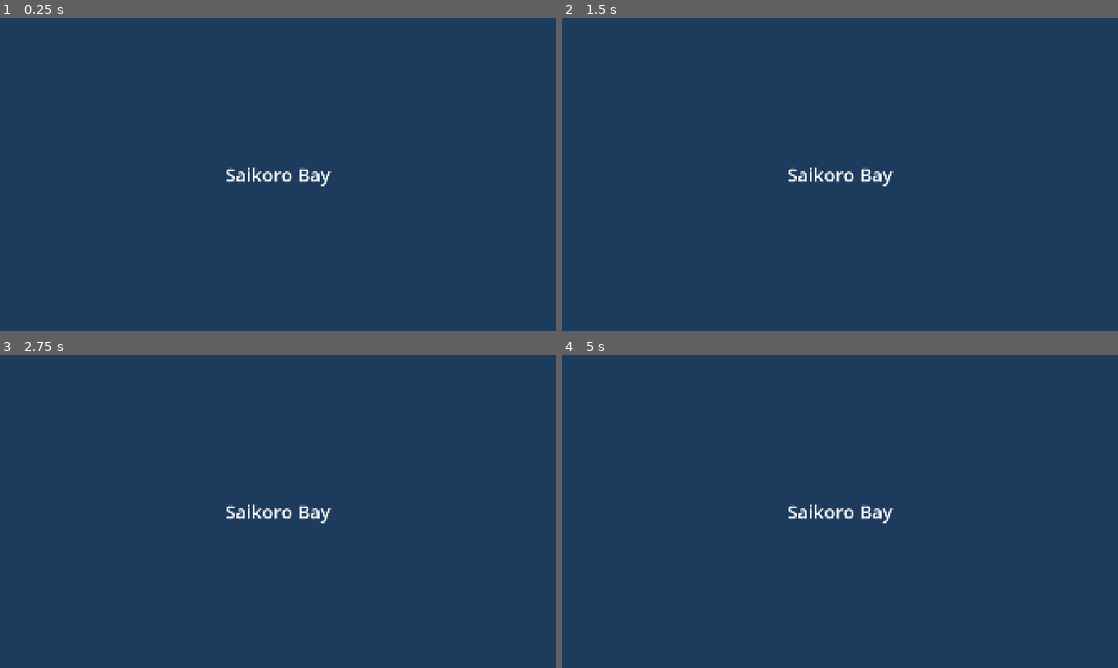
Above: before the commit, frames 1-4 (two rows, left to right).
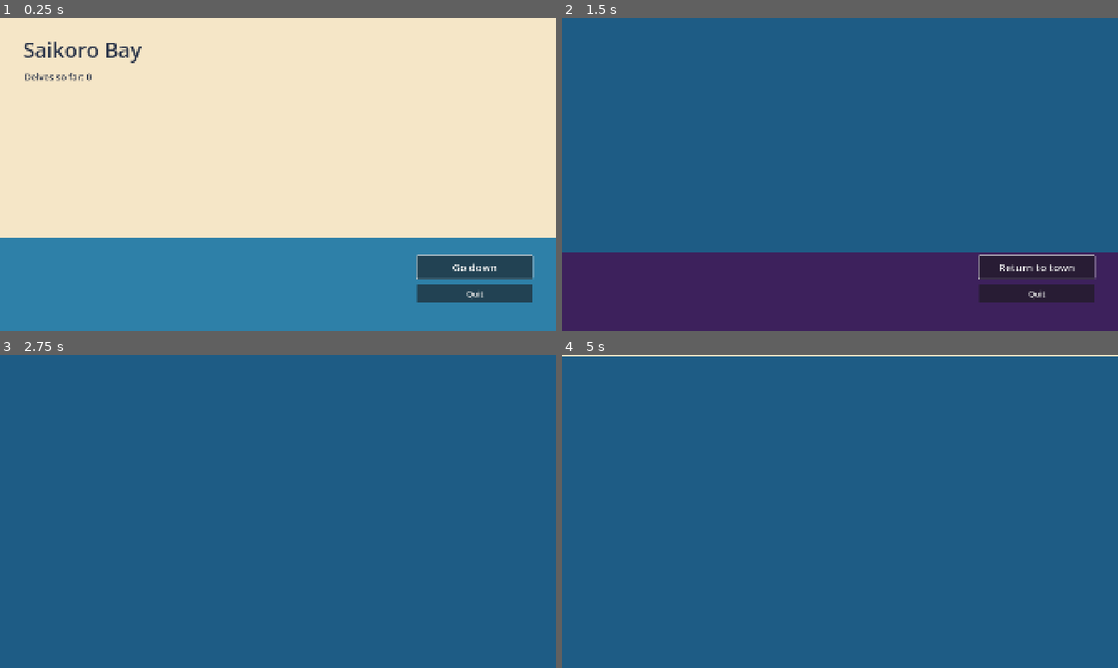
Above: after the commit, the same moments.

Repository: vantaloomin/saikoro-bay
Game: Godot game, scene res://game/boot/boot.tscn
Two runs of this game, one before a commit and one after it. Both use one fixed random seed, a clock stepped at 60 frames per second and the inputs below.
Inputs (mouse positions are in pixels of both pictures, inside the frame that each line leads up to):
- Up to frame 1 (0.25 s): no input
- Up to frame 2 (1.5 s): click (1034, 268) at 0.5 s, where only the run after the commit has a clickable "Go down"; click (1034, 268) at 1.25 s, where only the run after the commit has a clickable "Go down"
- Up to frame 3 (2.75 s): click (472, 605) at 2 s, where only the run after the commit has a clickable "Return to town"
- Up to frame 4 (5 s): move the mouse to (962, 495) at 2.77 s; hold Right (ui_right) 2.78-3.5 s; tap Tab (ui_focus_next) at 2.85, 4.35 s; click (962, 495) at 2.92 s; drag from (728, 527) to (812, 574) at 3.52 s; tap Enter (ui_accept) at 4.25, 4.55 s; move the mouse to (895, 442) at 4.27 s; hold Right (ui_right) from 4.28 s (still down); click (895, 442) at 4.42 s

The runs differ from the first frame. In frame 1, 97% of the frame differs, in the area x 0-100%, y 0-100%; in frame 2, 100%; in frame 3, 100%; in frame 4, 100%.

Commit message:
Add scene flow, stub tide transition and greybox halves
Game and SceneFlow autoloads move between a greybox town and delve
through a stub tide transition. Saves happen at each half change before
the transition starts, saving is blocked while it runs, and repeated
presses can't start two transitions. Keyboard and controller players get
a default focus on each screen.

Diff:
--- /dev/null
+++ b/game/autoload/game.gd
@@ -0,0 +1,118 @@
+extends Node
+## The running campaign: its GameState, its save slot, and the two moves
+## between halves.
+##
+## Autoload "Game". Saves happen only at half changes, before the transition
+## starts: going down saves the delve as started (so reloading can't reroll
+## a delve), and coming up saves the town. SceneFlow blocks saving while the
+## transition runs.
+
+signal save_failed(error: Error)
+
+const TOWN_SCENE: String = "res://game/town/town.tscn"
+const DELVE_SCENE: String = "res://game/delve/delve.tscn"
+const DEFAULT_SAVE_PATH: String = "user://saves/slot_1.save"
+
+var state: GameState = GameState.new()
+var store: SaveStore:
+	set(value):
+		if store != null and store.deferred_write_finished.is_connected(_on_deferred_write_finished):
+			store.deferred_write_finished.disconnect(_on_deferred_write_finished)
+		store = value
+		if store != null:
+			store.deferred_write_finished.connect(_on_deferred_write_finished)
+## True when the slot holds a save from a newer version. Nothing is saved
+## then, so an old build can't overwrite newer progress.
+var saving_locked: bool = false
+
+
+func _init() -> void:
+	store = SaveStore.new(DEFAULT_SAVE_PATH)
+
+
+func _ready() -> void:
+	SceneFlow.transition_started.connect(_on_transition_started)
+	SceneFlow.transition_finished.connect(_on_transition_finished)
+
+
+## Loads the slot, or starts a new campaign if it's empty or unreadable.
+## Returns the scene the player should land in.
+##
+## A save still in the DELVE phase means the game closed mid-delve. For now
+## that resumes at the start of the same delve (same seed). Once failure
+## exists (M2), it will count as an abandoned delve that washes up in the
+## barrel, so quitting can't be used to retry a bad delve.
+func load_or_new() -> String:
+	var result: SaveStore.ReadResult = store.read()
+	saving_locked = result.status == SaveCodec.Status.TOO_NEW
+	var loaded: GameState = null
+	if result.is_ok():
+		loaded = GameState.from_dict(result.payload.get(GameState.PAYLOAD_KEY, {}) as Dictionary)
+	if loaded == null:
+		if result.status != SaveCodec.Status.EMPTY:
+			push_warning("Save slot unreadable (%s); starting a new campaign." % SaveCodec.Status.keys()[result.status])
+		state = GameState.new(_new_campaign_seed())
+	else:
+		state = loaded
+	return scene_for_phase()
+
+
+func scene_for_phase() -> String:
+	return DELVE_SCENE if state.phase == GameState.Phase.DELVE else TOWN_SCENE
+
+
+## "Go down" (TC-7). Returns false if it's not allowed right now.
+func go_down() -> bool:
+	if SceneFlow.busy or not state.start_delve():
+		return false
+	save()
+	SceneFlow.change_half(DELVE_SCENE, TideTransition.Direction.DOWN)
+	return true
+
+
+## Leave the delve for town. Returns false if it's not allowed right now.
+func come_up() -> bool:
+	if SceneFlow.busy or not state.end_delve():
+		return false
+	save()
+	SceneFlow.change_half(TOWN_SCENE, TideTransition.Direction.UP)
+	return true
+
+
+## Writes the slot. Returns the store's error code. ERR_BUSY means the
+## write is held until the transition ends, and then captures the state as
+## it is at that point. That isn't a failure.
+func save() -> Error:
+	if saving_locked:
+		return ERR_UNAUTHORIZED
+	var error: Error = store.write_when_ready(_build_payload)
+	if error != OK and error != ERR_BUSY:
+		push_warning("Save failed: %s" % error_string(error))
+		save_failed.emit(error)
+	return error
+
+
+func _build_payload() -> Dictionary:
+	return {GameState.PAYLOAD_KEY: state.to_dict()}
+
+
+func _on_transition_started(_direction: TideTransition.Direction) -> void:
+	store.blocked = true
+
+
+func _on_transition_finished(_direction: TideTransition.Direction) -> void:
+	store.blocked = false
+
+
+func _on_deferred_write_finished(error: Error) -> void:
+	if error != OK:
+		push_warning("Held save failed: %s" % error_string(error))
+		save_failed.emit(error)
+
+
+## A fresh campaign seed. This is the one place randomness comes from
+## outside the seeded streams.
+static func _new_campaign_seed() -> int:
+	var rng: RandomNumberGenerator = RandomNumberGenerator.new()
+	rng.randomize()
+	return (rng.randi() << 32) | rng.randi()
--- /dev/null
+++ b/game/autoload/scene_flow.gd
@@ -0,0 +1,85 @@
+extends Node
+## Moves between the two halves through the tide transition.
+##
+## Autoload "SceneFlow". While a transition runs, `busy` is true, GUI input is
+## off (no double clicks, no clicks on the scene being left), and saving is
+## blocked, so a save never captures half of each world.
+##
+## Also gives keyboard and controller players a starting focus: the first
+## navigation press with nothing focused focuses the scene's node in the
+## "default_focus" group.
+
+signal transition_started(direction: TideTransition.Direction)
+signal transition_finished(direction: TideTransition.Direction)
+
+const TRANSITION_SCENE: PackedScene = preload("res://game/transition/tide_transition.tscn")
+const FOCUS_GROUP: StringName = &"default_focus"
+const NAV_ACTIONS: Array[StringName] = [
+	&"ui_up", &"ui_down", &"ui_left", &"ui_right", &"ui_focus_next", &"ui_focus_prev", &"ui_accept",
+]
+
+## Swaps the sweep for a short fade (SA-7). Settings will own this later.
+var reduce_motion: bool = false
+
+var busy: bool:
+	get:
+		return _busy
+
+var _busy: bool = false
+var _overlay: TideTransition
+
+
+func _ready() -> void:
+	process_mode = Node.PROCESS_MODE_ALWAYS
+	_overlay = TRANSITION_SCENE.instantiate() as TideTransition
+	add_child(_overlay)
+
+
+## Changes to `scene_path` behind the tide. Returns false (and does nothing)
+## if a transition is already running.
+func change_half(scene_path: String, direction: TideTransition.Direction) -> bool:
+	if _busy:
+		return false
+	_busy = true
+	get_viewport().gui_disable_input = true
+	transition_started.emit(direction)
+
+	await _overlay.cover(direction, reduce_motion)
+	var error: Error = get_tree().change_scene_to_file(scene_path)
+	assert(error == OK, "couldn't load %s" % scene_path)
+	# change_scene_to_file swaps on the next frame; wait for the new scene.
+	await get_tree().scene_changed
+	await _overlay.reveal(direction, reduce_motion)
+
+	get_viewport().gui_disable_input = false
+	_busy = false
+	transition_finished.emit(direction)
+	focus_default()
+	return true
+
+
+## Changes scene with no transition (boot and loading).
+func change_instant(scene_path: String) -> void:
+	get_tree().change_scene_to_file.call_deferred(scene_path)
+
+
+## Focuses the current scene's default control, if it has one.
+func focus_default() -> void:
+	var scene: Node = get_tree().current_scene
+	if scene == null:
+		return
+	for node: Node in get_tree().get_nodes_in_group(FOCUS_GROUP):
+		var control: Control = node as Control
+		if control != null and scene.is_ancestor_of(control) and control.is_visible_in_tree():
+			control.grab_focus()
+			return
+
+
+func _unhandled_input(event: InputEvent) -> void:
+	if _busy or get_viewport().gui_get_focus_owner() != null:
+		return
+	for action: StringName in NAV_ACTIONS:
+		if event.is_action_pressed(action):
+			focus_default()
+			get_viewport().set_input_as_handled()
+			return
--- a/game/boot/boot.gd
+++ b/game/boot/boot.gd
@@ -1,2 +1,6 @@
 extends Control
-## Placeholder boot screen. Scene flow replaces this in a later Milestone 0 step.
+## First scene: loads the save and drops the player into the right half.
+
+
+func _ready() -> void:
+	SceneFlow.change_instant(Game.load_or_new())
--- /dev/null
+++ b/game/delve/delve.gd
@@ -0,0 +1,18 @@
+extends Control
+## Greybox delve. The dice board, map and rooms arrive in M1 and M2; for now
+## it shows which delve this is and offers the way back up.
+
+@onready var _status: Label = %Status
+@onready var _surface: Button = %Surface
+@onready var _quit: Button = %Quit
+
+
+func _ready() -> void:
+	_surface.pressed.connect(_on_surface_pressed)
+	_quit.pressed.connect(get_tree().quit)
+	_status.text = "Delve %d\nSeed %d" % [Game.state.delve_count, Game.state.current_delve_seed()]
+	SceneFlow.focus_default()
+
+
+func _on_surface_pressed() -> void:
+	Game.come_up()
--- /dev/null
+++ b/game/delve/delve.tscn
@@ -0,0 +1,83 @@
+[gd_scene load_steps=2 format=3]
+
+[ext_resource type="Script" path="res://game/delve/delve.gd" id="1_main"]
+
+[node name="Delve" type="Control"]
+layout_mode = 3
+anchors_preset = 15
+anchor_right = 1.0
+anchor_bottom = 1.0
+grow_horizontal = 2
+grow_vertical = 2
+script = ExtResource("1_main")
+
+[node name="Background" type="ColorRect" parent="."]
+layout_mode = 1
+anchors_preset = 15
+anchor_right = 1.0
+anchor_bottom = 1.0
+grow_horizontal = 2
+grow_vertical = 2
+mouse_filter = 2
+color = Color(0.1, 0.06, 0.19, 1)
+
+[node name="Accent" type="ColorRect" parent="."]
+layout_mode = 1
+anchors_preset = 12
+anchor_top = 1.0
+anchor_right = 1.0
+anchor_bottom = 1.0
+offset_top = -320.0
+grow_horizontal = 2
+grow_vertical = 0
+mouse_filter = 2
+color = Color(0.24, 0.13, 0.36, 1)
+
+[node name="Title" type="Label" parent="."]
+layout_mode = 1
+offset_left = 80.0
+offset_top = 60.0
+offset_right = 1200.0
+offset_bottom = 160.0
+theme_override_colors/font_color = Color(0.88, 0.72, 0.29, 1)
+theme_override_font_sizes/font_size = 72
+text = "The Casino Palace"
+
+[node name="Status" type="Label" parent="."]
+unique_name_in_owner = true
+layout_mode = 1
+offset_left = 84.0
+offset_top = 180.0
+offset_right = 1200.0
+offset_bottom = 320.0
+theme_override_colors/font_color = Color(0.88, 0.72, 0.29, 1)
+theme_override_font_sizes/font_size = 32
+
+[node name="Actions" type="VBoxContainer" parent="."]
+layout_mode = 1
+anchors_preset = 3
+anchor_left = 1.0
+anchor_top = 1.0
+anchor_right = 1.0
+anchor_bottom = 1.0
+offset_left = -480.0
+offset_top = -260.0
+offset_right = -80.0
+offset_bottom = -80.0
+grow_horizontal = 0
+grow_vertical = 0
+theme_override_constants/separation = 20
+
+[node name="Surface" type="Button" parent="Actions" groups=["default_focus"]]
+unique_name_in_owner = true
+custom_minimum_size = Vector2(0, 80)
+layout_mode = 2
+theme_override_font_sizes/font_size = 36
+text = "Return to town"
+
+[node name="Quit" type="Button" parent="Actions"]
+unique_name_in_owner = true
+custom_minimum_size = Vector2(0, 64)
+layout_mode = 2
+theme_override_font_sizes/font_size = 28
+text = "Quit"
--- /dev/null
+++ b/game/town/town.gd
@@ -0,0 +1,28 @@
+extends Control
+## Greybox town. Free-form and real time in the full game; for now it shows
+## where the town's actions will live and the "Go down" button (TC-7).
+##
+## "Go down" is always visible and never glows or animates: a button that
+## nudges the player would spoil the "second delve unprompted" playtest signal.
+
+@onready var _status: Label = %Status
+@onready var _go_down: Button = %GoDown
+@onready var _quit: Button = %Quit
+
+
+func _ready() -> void:
+	_go_down.pressed.connect(_on_go_down_pressed)
+	_quit.pressed.connect(get_tree().quit)
+	_status.text = _status_text()
+	SceneFlow.focus_default()
+
+
+func _status_text() -> String:
+	var lines: PackedStringArray = ["Delves so far: %d" % Game.state.delve_count]
+	if Game.saving_locked:
+		lines.append("Saving is off: your save is from a newer version of the game.")
+	return "\n".join(lines)
+
+
+func _on_go_down_pressed() -> void:
+	Game.go_down()
--- /dev/null
+++ b/game/town/town.tscn
@@ -0,0 +1,83 @@
+[gd_scene load_steps=2 format=3]
+
+[ext_resource type="Script" path="res://game/town/town.gd" id="1_main"]
+
+[node name="Town" type="Control"]
+layout_mode = 3
+anchors_preset = 15
+anchor_right = 1.0
+anchor_bottom = 1.0
+grow_horizontal = 2
+grow_vertical = 2
+script = ExtResource("1_main")
+
+[node name="Background" type="ColorRect" parent="."]
+layout_mode = 1
+anchors_preset = 15
+anchor_right = 1.0
+anchor_bottom = 1.0
+grow_horizontal = 2
+grow_vertical = 2
+mouse_filter = 2
+color = Color(0.96, 0.9, 0.78, 1)
+
+[node name="Accent" type="ColorRect" parent="."]
+layout_mode = 1
+anchors_preset = 12
+anchor_top = 1.0
+anchor_right = 1.0
+anchor_bottom = 1.0
+offset_top = -320.0
+grow_horizontal = 2
+grow_vertical = 0
+mouse_filter = 2
+color = Color(0.18, 0.5, 0.66, 1)
+
+[node name="Title" type="Label" parent="."]
+layout_mode = 1
+offset_left = 80.0
+offset_top = 60.0
+offset_right = 1200.0
+offset_bottom = 160.0
+theme_override_colors/font_color = Color(0.16, 0.2, 0.28, 1)
+theme_override_font_sizes/font_size = 72
+text = "Saikoro Bay"
+
+[node name="Status" type="Label" parent="."]
+unique_name_in_owner = true
+layout_mode = 1
+offset_left = 84.0
+offset_top = 180.0
+offset_right = 1200.0
+offset_bottom = 320.0
+theme_override_colors/font_color = Color(0.16, 0.2, 0.28, 1)
+theme_override_font_sizes/font_size = 32
+
+[node name="Actions" type="VBoxContainer" parent="."]
+layout_mode = 1
+anchors_preset = 3
+anchor_left = 1.0
+anchor_top = 1.0
+anchor_right = 1.0
+anchor_bottom = 1.0
+offset_left = -480.0
+offset_top = -260.0
+offset_right = -80.0
+offset_bottom = -80.0
+grow_horizontal = 0
+grow_vertical = 0
+theme_override_constants/separation = 20
+
+[node name="GoDown" type="Button" parent="Actions" groups=["default_focus"]]
+unique_name_in_owner = true
+custom_minimum_size = Vector2(0, 80)
+layout_mode = 2
+theme_override_font_sizes/font_size = 36
+text = "Go down"
+
+[node name="Quit" type="Button" parent="Actions"]
+unique_name_in_owner = true
+custom_minimum_size = Vector2(0, 64)
+layout_mode = 2
+theme_override_font_sizes/font_size = 28
+text = "Quit"
--- /dev/null
+++ b/game/transition/tide_transition.gd
@@ -0,0 +1,51 @@
+class_name TideTransition
+extends CanvasLayer
+## Stub tide transition: a sheet of water sweeps over the screen and away.
+## The final transition (PF-3) replaces the look, not this interface.
+
+enum Direction {
+	DOWN,  ## Town -> delve: the tide rises over the screen.
+	UP,    ## Delve -> town: the water drains away.
+}
+
+const SWEEP_SECONDS: float = 0.7
+const FADE_SECONDS: float = 0.25
+
+@onready var _water: ColorRect = %Water
+
+
+func _ready() -> void:
+	_water.visible = false
+
+
+## Covers the screen. DOWN rises from the bottom; UP falls from the top.
+func cover(direction: Direction, reduce_motion: bool) -> void:
+	var size: Vector2 = _water.get_viewport_rect().size
+	_water.size = size
+	_water.visible = true
+	var tween: Tween = create_tween()
+	if reduce_motion:
+		_water.position = Vector2.ZERO
+		_water.modulate.a = 0.0
+		tween.tween_property(_water, "modulate:a", 1.0, FADE_SECONDS)
+	else:
+		_water.modulate.a = 1.0
+		var start_y: float = size.y if direction == Direction.DOWN else -size.y
+		_water.position = Vector2(0.0, start_y)
+		tween.tween_property(_water, "position:y", 0.0, SWEEP_SECONDS) \
+			.set_trans(Tween.TRANS_SINE).set_ease(Tween.EASE_IN_OUT)
+	await tween.finished
+
+
+## Uncovers the screen, continuing the same way the water came in.
+func reveal(direction: Direction, reduce_motion: bool) -> void:
+	var size: Vector2 = _water.get_viewport_rect().size
+	var tween: Tween = create_tween()
+	if reduce_motion:
+		tween.tween_property(_water, "modulate:a", 0.0, FADE_SECONDS)
+	else:
+		var end_y: float = -size.y if direction == Direction.DOWN else size.y
+		tween.tween_property(_water, "position:y", end_y, SWEEP_SECONDS) \
+			.set_trans(Tween.TRANS_SINE).set_ease(Tween.EASE_IN_OUT)
+	await tween.finished
+	_water.visible = false
--- /dev/null
+++ b/game/transition/tide_transition.tscn
@@ -0,0 +1,14 @@
+[gd_scene load_steps=2 format=3]
+
+[ext_resource type="Script" path="res://game/transition/tide_transition.gd" id="1_tide"]
+
+[node name="TideTransition" type="CanvasLayer"]
+layer = 100
+script = ExtResource("1_tide")
+
+[node name="Water" type="ColorRect" parent="."]
+unique_name_in_owner = true
+offset_right = 1920.0
+offset_bottom = 1080.0
+mouse_filter = 0
+color = Color(0.12, 0.36, 0.52, 1)
--- a/project.godot
+++ b/project.godot
@@ -16,6 +16,11 @@
 run/main_scene="res://game/boot/boot.tscn"
 config/features=PackedStringArray("4.6", "GL Compatibility")
 config/icon="res://icon.svg"
+
+[autoload]
+
+SceneFlow="*res://game/autoload/scene_flow.gd"
+Game="*res://game/autoload/game.gd"
 
 [debug]
 
--- /dev/null
+++ b/tests/integration/test_half_flow.gd
@@ -0,0 +1,91 @@
+extends GutTest
+## Going down and coming up through the real Game and SceneFlow autoloads.
+
+const TEST_SAVE: String = "user://test_saves/flow.save"
+
+var _original_store: SaveStore
+var _original_state: GameState
+
+
+func before_each() -> void:
+	_original_store = Game.store
+	_original_state = Game.state
+	Game.store = SaveStore.new(TEST_SAVE)
+	Game.store.erase()
+	Game.state = GameState.new(1234)
+	Game.saving_locked = false
+	SceneFlow.reduce_motion = true
+
+
+func after_each() -> void:
+	if SceneFlow.busy:
+		await SceneFlow.transition_finished
+	Game.store.erase()
+	Game.store = _original_store
+	Game.state = _original_state
+	SceneFlow.reduce_motion = false
+
+
+func test_go_down_saves_then_transitions_once() -> void:
+	assert_true(Game.go_down())
+	assert_true(SceneFlow.busy)
+	assert_false(Game.go_down(), "a second press during the transition does nothing")
+	assert_eq(Game.state.delve_count, 1)
+
+	# The save was written before the transition, with the delve started.
+	var saved: SaveStore.ReadResult = SaveStore.new(TEST_SAVE).read()
+	assert_true(saved.is_ok())
+	var loaded: GameState = GameState.from_dict(saved.payload[GameState.PAYLOAD_KEY])
+	assert_eq(loaded.phase, GameState.Phase.DELVE)
+	assert_eq(loaded.delve_count, 1)
+
+	# No writing while the tide is moving: a save request is held.
+	assert_true(Game.store.blocked)
+	var seq_before: int = SaveStore.new(TEST_SAVE).read().seq
+	assert_eq(Game.save(), ERR_BUSY)
+	assert_eq(SaveStore.new(TEST_SAVE).read().seq, seq_before, "nothing written mid-transition")
+
+	await wait_for_signal(SceneFlow.transition_finished, 5.0)
+	assert_false(SceneFlow.busy)
+	assert_false(Game.store.blocked)
+	assert_eq(SaveStore.new(TEST_SAVE).read().seq, seq_before + 1, "the held save landed after")
+	assert_eq(get_tree().current_scene.scene_file_path, Game.DELVE_SCENE)
+
+
+func test_come_up_returns_to_town_and_saves() -> void:
+	Game.go_down()
+	await wait_for_signal(SceneFlow.transition_finished, 5.0)
+	assert_true(Game.come_up())
+	assert_false(Game.come_up())
+	await wait_for_signal(SceneFlow.transition_finished, 5.0)
+	assert_eq(get_tree().current_scene.scene_file_path, Game.TOWN_SCENE)
+	var loaded: GameState = GameState.from_dict(SaveStore.new(TEST_SAVE).read().payload[GameState.PAYLOAD_KEY])
+	assert_eq(loaded.phase, GameState.Phase.TOWN)
+
+
+func test_load_or_new_resumes_the_saved_half() -> void:
+	Game.state.start_delve()
+	Game.save()
+	Game.state = GameState.new(1)
+	assert_eq(Game.load_or_new(), Game.DELVE_SCENE)
+	assert_eq(Game.state.campaign_seed, 1234)
+	assert_eq(Game.state.delve_count, 1)
+
+
+func test_empty_slot_starts_a_new_campaign_in_town() -> void:
+	assert_eq(Game.load_or_new(), Game.TOWN_SCENE)
+	assert_eq(Game.state.delve_count, 0)
+	assert_false(Game.saving_locked)
+
+
+func test_newer_save_locks_saving() -> void:
+	var body: String = "{}"
+	DirAccess.make_dir_recursive_absolute(TEST_SAVE.get_base_dir())
+	var file: FileAccess = FileAccess.open(TEST_SAVE, FileAccess.WRITE)
+	file.store_string(JSON.stringify({
+		"format": SaveCodec.FORMAT, "version": SaveCodec.CURRENT_VERSION + 1, "sha256": body.sha256_text(),
+	}) + "\n" + body + "\n")
+	file.close()
+	Game.load_or_new()
+	assert_true(Game.saving_locked)
+	assert_eq(Game.save(), ERR_UNAUTHORIZED)
--- a/tools/check_scripts.gd
+++ b/tools/check_scripts.gd
@@ -7,12 +7,17 @@
 const SKIP_DIRS: PackedStringArray = ["res://addons", "res://.godot"]
 
 
-func _init() -> void:
+func _initialize() -> void:
+	# Check on the first frame, once autoloads (Game, SceneFlow) are registered.
+	process_frame.connect(_check_all, CONNECT_ONE_SHOT)
+
+
+func _check_all() -> void:
 	var files: PackedStringArray = []
 	_collect("res://", files)
 	var failed: int = 0
 	for path: String in files:
-		var script: Script = ResourceLoader.load(path, "", ResourceLoader.CACHE_MODE_IGNORE) as Script
+		var script: Script = ResourceLoader.load(path) as Script
 		if script == null or not script.can_instantiate():
 			printerr("FAILED: ", path)
 			failed += 1
Not shown, changed: addons/gut/awaiter.gd
Not shown, changed: addons/gut/double_templates/function_template.txt
Not shown, changed: addons/gut/doubler.gd
Not shown, changed: addons/gut/error_tracker.gd
Not shown, changed: addons/gut/godot_singletons.gd
Not shown, changed: addons/gut/gui/ResultsTree.tscn
Not shown, changed: addons/gut/gui/ShortcutButton.gd
Not shown, changed: addons/gut/gui/check_for_update.tscn
Not shown, removed: addons/gut/gut_constants.gd
Not shown, removed: addons/gut/gut_constants.gd.uid
Not shown, changed: addons/gut/gut_tracked_error.gd
Not shown, changed: addons/gut/logger.gd
(and 15 more such lines)
